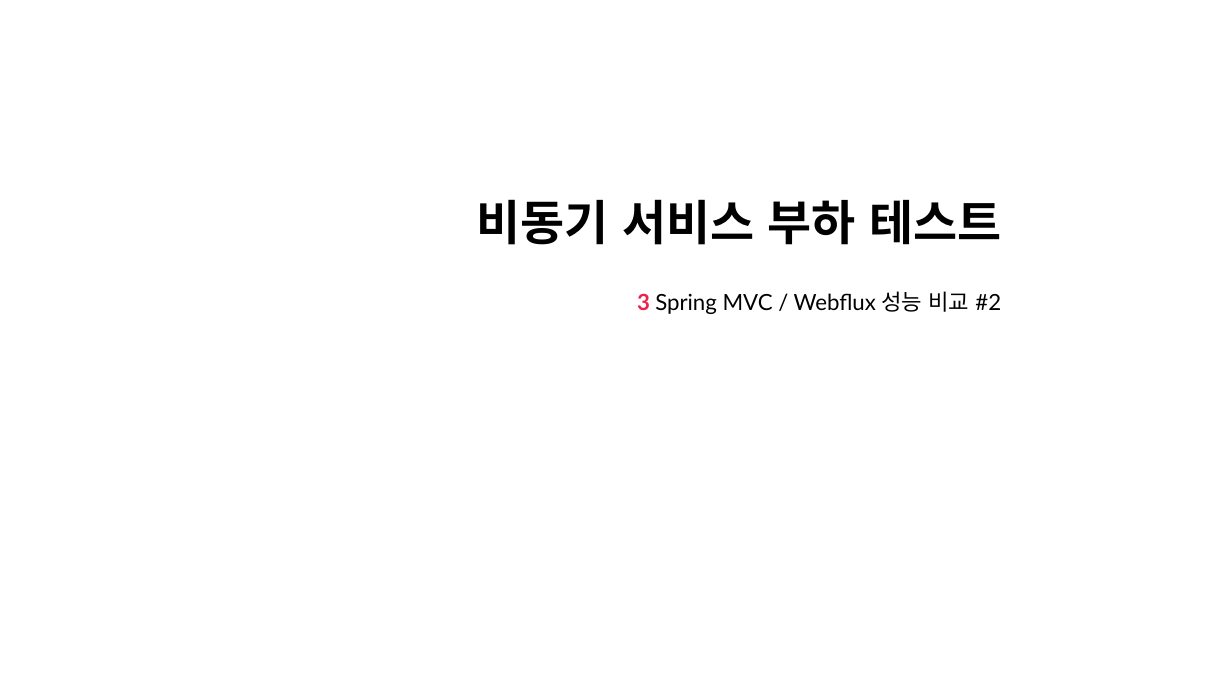
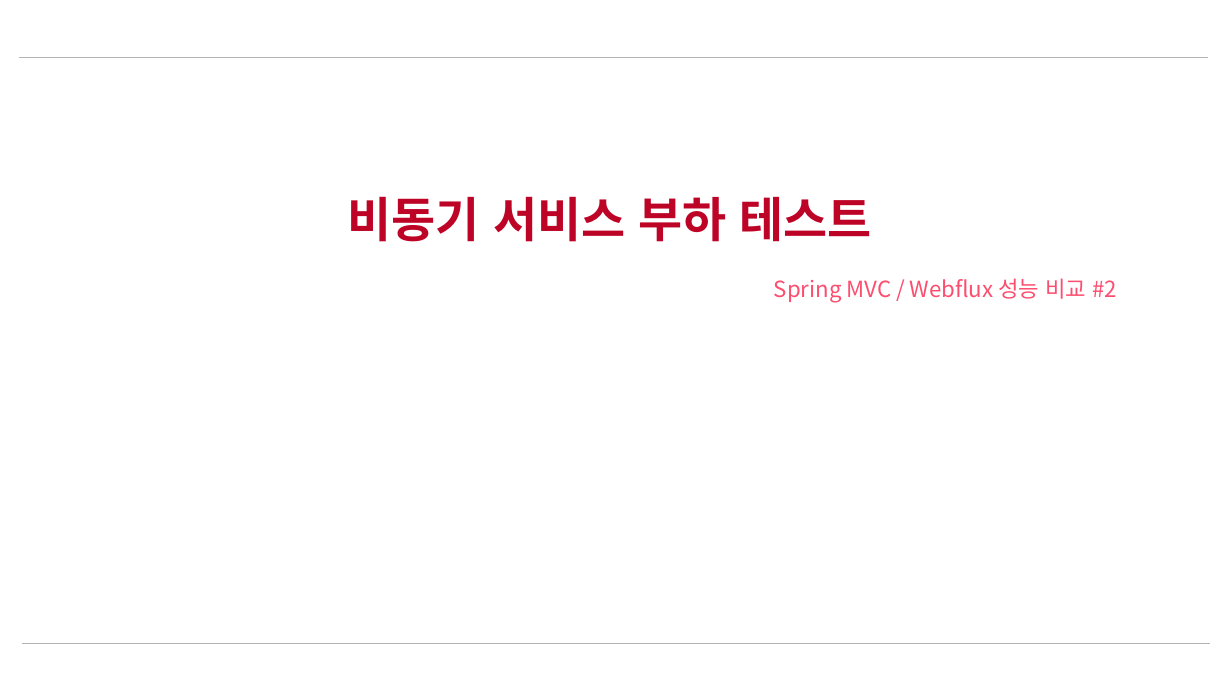
Before and after one commit to nayasis/fastcampus-webflux-coroutine, a slide deck: slide 12 of 99.ppt/Ch4. 성능 테스트.pptx. Drawn at 1232x693 pixels with LibreOffice and Linux fonts; fonts in the diff are those of the drawing; background and template pictures are left out. Boxes give left, top, right and bottom in pixels: in the first picture for what was removed or moved away, otherwise in the second. Text is boxed around its words. In the diff, an @@ line names an element or a change of style, - is before the commit and + after.

```diff
--- a/99.ppt/Ch4. 성능 테스트.pptx
+++ b/99.ppt/Ch4. 성능 테스트.pptx
@@ line added from (20, 57) to (1207, 57), #B3B3B3 0.5 pt @@
@@ title "비동기 서비스 부하 테스트" at (348, 196, 872, 242): font Lato to Noto Sans CJK KR, text colour #000000 to #BD0326; alignment right to centre @@
@@ subtitle at (774, 278, 1117, 303): text changed; font Lato to Noto Sans CJK KR; text colour #000000 to #FC4E6F @@
-3 Spring MVC / Webflux 성능 비교 #2
+Spring MVC / Webflux 성능 비교 #2
@@ line added from (22, 643) to (1210, 643), #B3B3B3 0.5 pt @@
```
Also in this commit, not shown: 20 other slides changed, 3 slides added, 2 other files.
